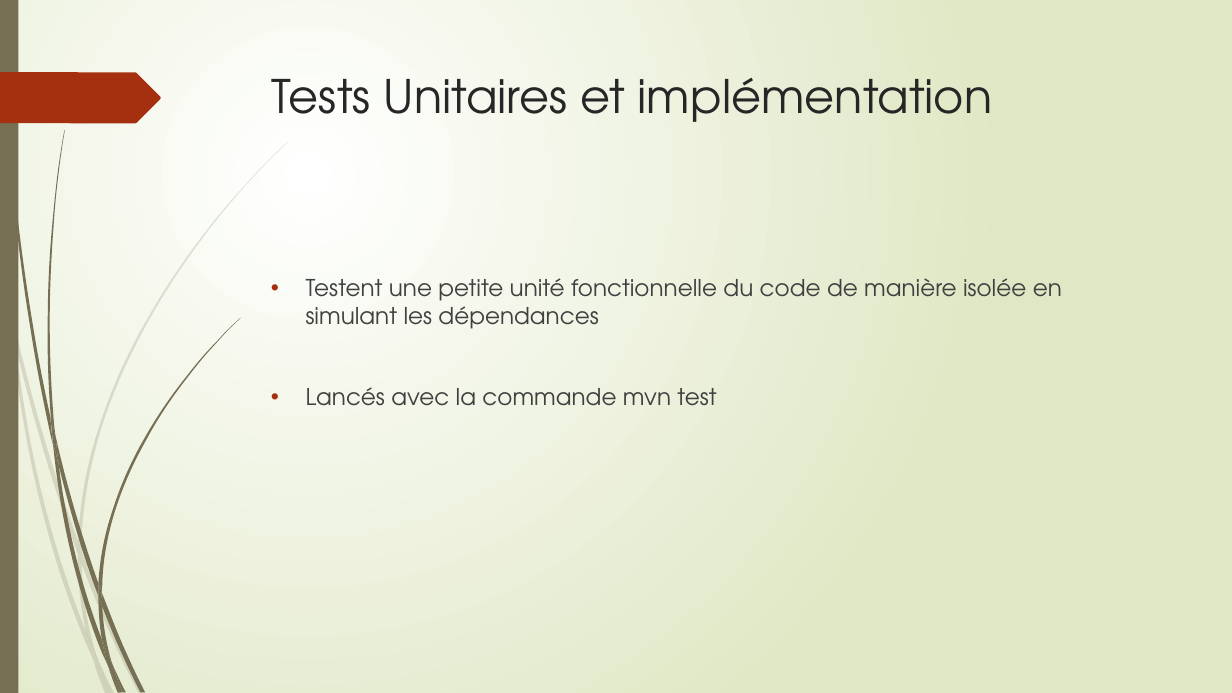
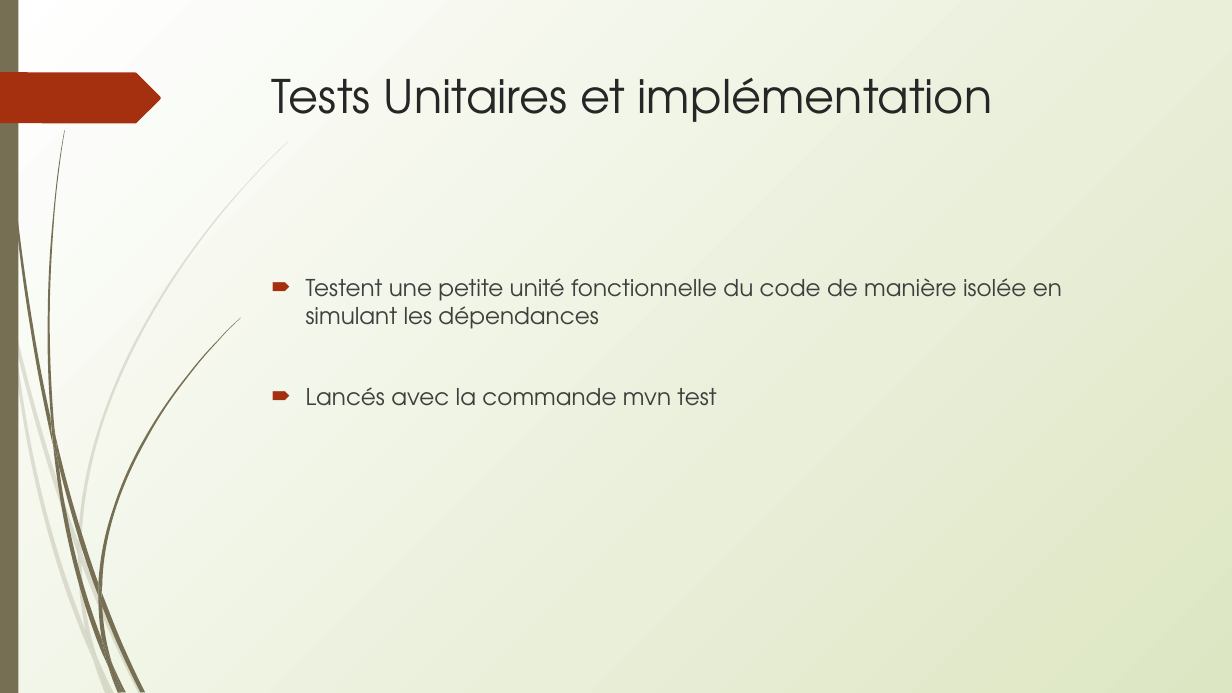
Before and after one commit to GuillBuj/bujon-guillaume-tester-java, a slide deck: slide 8 of screenshots/Presentation.pptx (slide 4 before the commit). Drawn at 1232x693 pixels with LibreOffice and Linux fonts; fonts in the diff are those of the drawing. Boxes give left, top, right and bottom in pixels: in the first picture for what was removed or moved away, otherwise in the second. Text is boxed around its words. In the diff, an @@ line names an element or a change of style, - is before the commit and + after.

```diff
--- a/screenshots/Presentation.pptx
+++ b/screenshots/Presentation.pptx
@@ background gradient #FFFFFF to #DFE8C4 to gradient #FFFFFF to #DDE6C3 @@
@@ freeform shape at bbox=[0, 72, 161, 123]: rotation 0 to 180 degrees @@
@@ text "Testent une petite unité fonctionnelle ..." at bbox=[306, 278, 1062, 406]: text colour #404040 to #3F3F3F; bullet • to 🠶; less space between paragraphs @@
```
Also in this commit, not shown: 13 other slides changed, 1 slide added.
